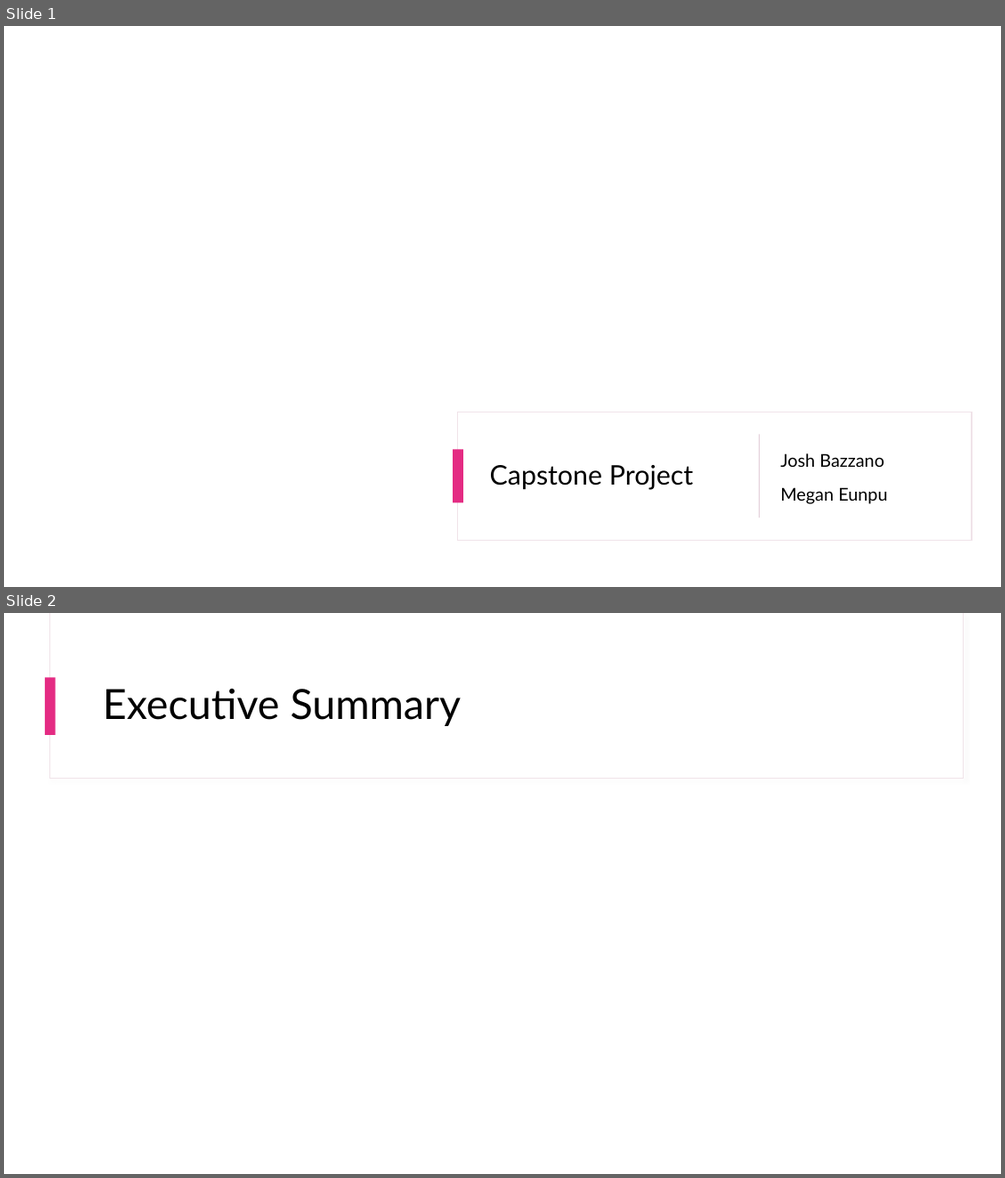
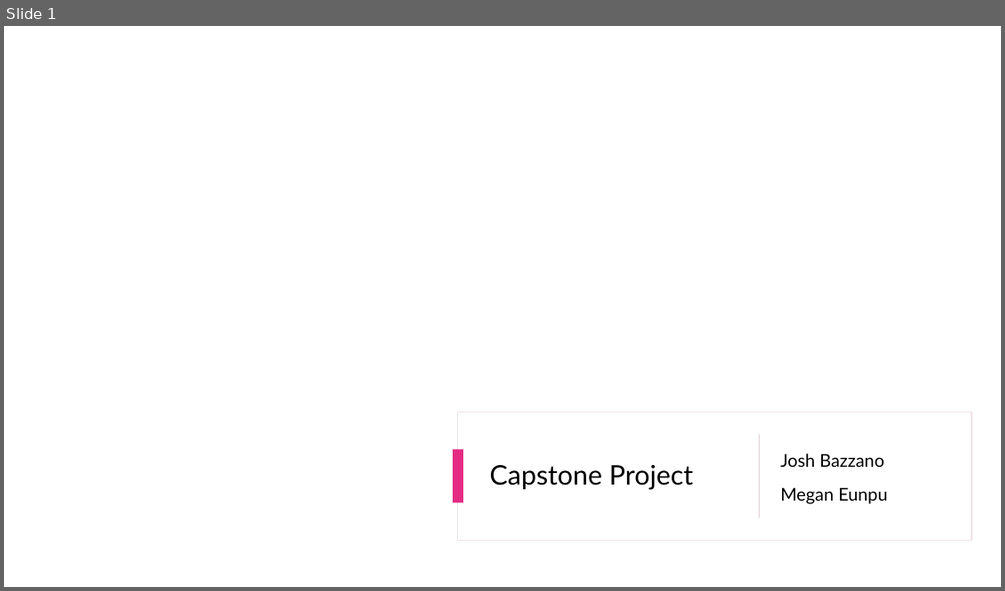
Before and after one commit to Joshbazz/polymarket_copy_trader, a slide deck: Capstone Presentation.pptx. Shown one above the other, each under a label of ours: slides 1 and 2 before the commit, slide 1 after it. The pictures are 1005x1178 and 1005x591 pixels, drawn with LibreOffice and Linux fonts; fonts in the diff are those of the drawing; background and template pictures are left out. Boxes give left, top, right and bottom in pixels: in the first picture for what was removed or moved away, otherwise in the second. Text is boxed around its words. In the diff, an @@ line names an element or a change of style, - is before the commit and + after.

```diff
--- a/Capstone Presentation.pptx
+++ b/Capstone Presentation.pptx
@@ slide 2 removed at box(4, 613, 1001, 1174), background #FFFFFF @@
@@ rectangle removed at box(49, 613, 963, 779) @@
@@ rectangle removed at box(50, 613, 963, 778) @@
@@ rectangle removed at box(45, 677, 56, 735) @@
@@ title removed at box(103, 689, 461, 726) @@
-Executive Summary
```
Also in this commit, not shown: 1 slide changed, 8 slides added, 2 other slides removed, 3 other files.
